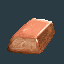
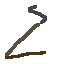
Two versions of the same layered image (64x64). Layer-by-layer changes:
added layer "incense" above "porcelain" over box(5, 5, 47, 59)
renamed "Layer 16" to "porcelain", hid it, painted on it over box(3, 3, 59, 59)
hid "gold copy" over box(7, 18, 55, 54)
hid "Layer 1" over box(0, 0, 64, 64)
